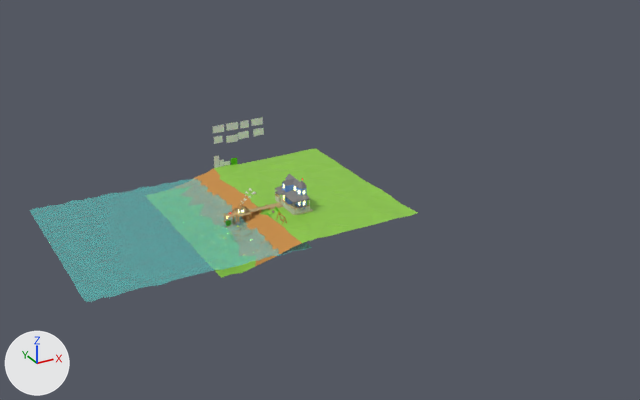
The Blender file blender/sandy-point.blend: old version first, new version second.
The view is the same before and after, from a 50 mm lens placed at (-113.0, -267.0, 136.0), pointed at (44.0, 19.0, -7.0). Every picture has the same lights, and +X, +Y and +Z are marked at lower left.

The older version as bpy lines, for what is in view:
```python
mat_grass_green = principled_material('grass green')
mat_grass_green.base_color = (0.268, 0.593, 0.0613)  # green #8dca46
me_cube_009 = bpy.data.meshes.new('Cube.009')
me_cube_009.from_pydata(...)  # 20 vertices, 18 faces; spans x 0.0..0.06, y -1.73..0.02, z -1.82..1.61
# faces by material slot: [16, 2]
me_cube_009.materials.append(mat_grass_green)  # green #8dca46
me_cube_009.materials.append(mat_window_pane_emit)  # beige #f7fbb5
me_plane_003 = bpy.data.meshes.new('Plane.003')
me_plane_003.from_pydata(...)  # 225 vertices, 318 faces; spans x -18.8..58.3, y -28.7..48.4, z -3.7..2.9
# faces by material slot: [258, 44, 16]
me_plane_003.materials.append(mat_grass_green)  # green #8dca46
me_plane_003.materials.append(mat_wood_dark)  # orange #c88d47
me_plane_021 = bpy.data.meshes.new('Plane.021')
me_plane_021.from_pydata(...)  # 1024 vertices, 961 faces; spans x -63.0..14.5, y -29.5..48.0, z -0.3..0.2
me_plane_021.materials.append(mat_water_blue)
ob_big_door = bpy.data.objects.new('big-door', me_cube_009)
ob_big_door.location = (19.7, 3.0, 4.8)
ob_land = bpy.data.objects.new('land', me_plane_003)
ob_land.location = (0.0, 0.0, 0.0)
ob_water = bpy.data.objects.new('water', me_plane_021)
ob_water.location = (0.0, 0.3, 0.0)
ob_water.visible_shadow = False
```
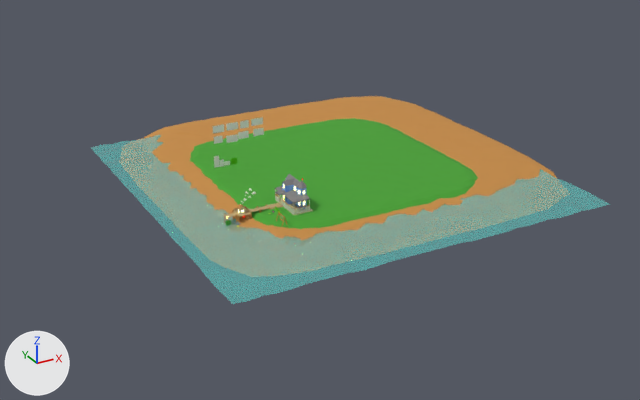
Where the newer file only moved an object's origin or applied its transform, the numbers keep the older frame.

What differs and where, as boxes [x1, y1, x2, y2] in the pictures (640 x 400 px):
'water', mesh rescaled, moved (83% wider, 66% taller): before [29, 178, 312, 302]; after [91, 97, 610, 304]
'greenland', added (green): after [190, 118, 478, 229]
'sand', added (orange): after [138, 96, 557, 241]
'land', hidden (green): before [194, 148, 418, 278]

Patch to the scene script:
```diff
--- a/blender/sandy-point.blend.py
+++ b/blender/sandy-point.blend.py
@@ mat_grass_green @@
 mat_grass_green = principled_material('grass green')
-mat_grass_green.base_color = (0.268, 0.593, 0.0613)  # green #8dca46
+mat_grass_green.base_color = (0.0679, 0.367, 0.0338)  # green #4aa334
@@ me_plane_021 @@
 me_plane_021.from_pydata(...)  # 1024 vertices, 961 faces; spans x -63.0..14.5, y -29.5..48.0, z -0.3..0.2
 # used by ob_water; location = (0.0, 0.3, 0.0)
+# me_plane_021 part 1: the whole mesh is scaled about its middle by (2, 2, 1), then moved by (76.9, 16.4, 0.1)
 me_plane_021.materials.append(mat_water_blue)
@@ me_plane_004 @@
+me_plane_004.from_pydata(...)  # 499 vertices, 702 faces; spans x -18.0..136.0, y -42.0..113.0, z -4.0..2.0
+me_plane_004.materials.append(mat_wood_dark)  # orange #c88d47
@@ me_plane_001 @@
+me_plane_001.from_pydata(...)  # 499 vertices, 702 faces; spans x 4.0..104.0, y -20.8..81.0, z -2.0..2.6
+me_plane_001.materials.append(mat_grass_green)  # green #4aa334
@@ ob_land @@
 ob_land.location = (0.0, 0.0, 0.0)
+ob_land.hide_set(True)
@@ ob_water @@
 ob_water = bpy.data.objects.new('water', me_plane_021)
-ob_water.location = (0.0, 0.3, 0.0)
+ob_water.location = (0.0, 0.0, 0.0)
 ob_water.visible_shadow = False
@@ ob_sand @@
+ob_sand = bpy.data.objects.new('sand', me_plane_004)
+ob_sand.location = (0.0, 0.0, 0.0)
@@ ob_greenland @@
+ob_greenland = bpy.data.objects.new('greenland', me_plane_001)
+ob_greenland.location = (0.0, 0.0, 0.0)
```
